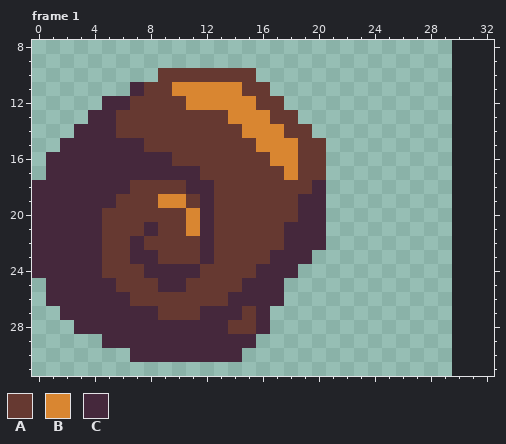
A pixel-art file gets an edit: Assets/Sprites/snail.ase. Above, as it was before the edit.
32x32 pixels, 1 frame. Shown: frame 1: x 0..32, y 8..31. The old version is drawn lined up with the new one, on the new canvas. The commit also changed other frames, which this record leaves out.
Palette (. is transparent): A #663931  B #d98631  C #45283c
Pixels before, frame 1, first column x 0:
10 .........AAAAAAA.....
11 .......CAABBBBBAA....
12 .....CCAAAABBBBBAA...
13 ....CCAAAAAAAABBBAA..
14 ...CCCAAAAAAAAABBBAA.
15 ..CCCCCCAAAAAAAABBBAA
16 .CCCCCCCCCAAAAAAABBAA
17 .CCCCCCCCCCCAAAAAABAA
18 CCCCCCCAAAACCAAAAAAAC
19 CCCCCCAAABBACAAAAAACC
20 CCCCCAAAAAABCAAAAAACC
21 CCCCCAAACAABCAAAAACCC
22 CCCCCAACAAAACAAAAACCC
23 CCCCCAACCAAACAAAACCC.
24 CCCCCAAACCCCAAAACCC..
25 .CCCCCAAACCAAAACCC...
26 .CCCCCCAAAAAAACCCC...
27 ..CCCCCCCAAACCCAC....
28 ...CCCCCCCCCCCAAC....
29 .....CCCCCCCCCCC.....
30 .......CCCCCCCC......
After the commit:
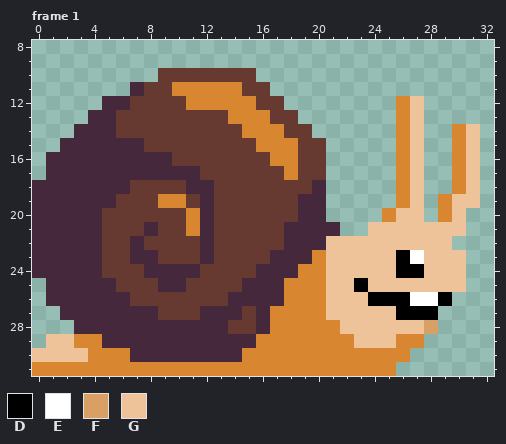
Colours new in this view: D #000000  E #ffffff  F #d9a066  G #eec39a
Diff:
canvas 32x32 -> 36x32, the old top-left corner now at -2,0 (the part of the old canvas that was cut away was empty and is not shown)
Changed rows in their new state; - is an unchanged pixel.
Frame 1:
first column x 0:
12 --------------------------BG----
13 --------------------------BG----
14 --------------------------BG--BG
15 --------------------------BG--BG
16 --------------------------BG--BG
17 --------------------------BG--BG
18 --------------------------BG--BG
19 --------------------------BG-BGG
20 -------------------------BGG-BG-
21 ---------------------C--GGGGGGG-
22 ---------------------GGGGGGGGG--
23 --------------------BGGGGGDEGGG-
24 -------------------BBGGGGGDDGGG-
25 ------------------BBBGGDGGGGGGG-
26 ------------------BBBGGGDDDEED--
27 -----------------BBBBGGGGGDDD---
28 -----------------BBBBBGGGGGGF---
29 -GGBB-----------BBBBBBBGGGBB----
30 GGGGBBB--------BBBBBBBBBBBB-----
31 BBBBBBBBBBBBBBBBBBBBBBBBBB------
Boxes around the changes in both pictures, in picture pixels (x1, y1, x2, y2):
added: (32, 96, 480, 376)
